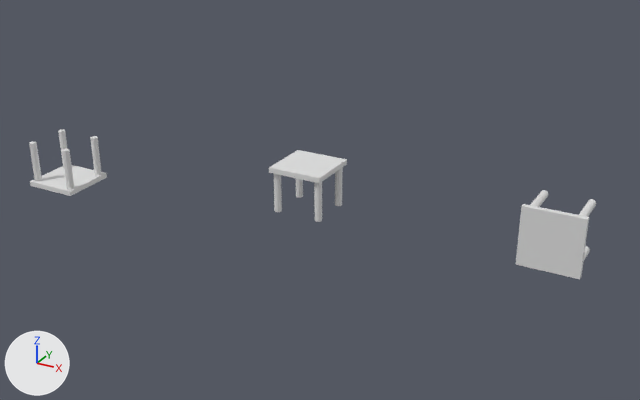
Before and after pictures for a commit that changed the Blender file Assets/Wall Components/Blender Files/embedsFail.blend.
Both versions are drawn from a camera (50 mm lens) standing at (4.86, -10.2, 4.35) and looking at (0.44, -2.16, 0.33). Arrows for +X, +Y and +Z are at lower left; the lights stay in place.

The scene before the commit, as lines of its bpy script (objects in view):
```python
me_object_005 = bpy.data.meshes.new('Object.005')
me_object_005.from_pydata(...)  # 328 vertices, 636 faces; spans x -33.4..33.4, y -43.2..13.4, z -33.3..33.3
me_object_005.materials.append(mat_default_0_0)  # light grey #dfdfdf
me_object_007 = bpy.data.meshes.new('Object.007')
me_object_007.from_pydata(...)  # 328 vertices, 636 faces; spans x -33.4..33.4, y -43.2..13.4, z -33.3..33.3
me_object_007.materials.append(mat_default_0_0)  # light grey #dfdfdf
me_object_57 = bpy.data.meshes.new('Object.57')
me_object_57.from_pydata(...)  # 328 vertices, 636 faces; spans x -33.4..33.4, y -43.2..13.4, z -33.3..33.3
me_object_57.materials.append(mat_default_0_0)  # light grey #dfdfdf
ob_embedscenter = bpy.data.objects.new('EmbedsCenter', me_object_57)
ob_embedscenter.location = (0.091, -1.801, 0.45)
ob_embedscenter.rotation_euler = (1.571, 0.0, 3.142)  # degrees (90, 0, 180)
ob_embedscenter.scale = (0.01, 0.01, 0.01)
ob_embedsleft = bpy.data.objects.new('EmbedsLeft', me_object_005)
ob_embedsleft.location = (-2.978, -2.569, 0.155)
ob_embedsleft.rotation_euler = (-1.584, 0.0, 3.142)  # degrees (-91, 0, 180)
ob_embedsleft.scale = (0.01, 0.01, 0.01)
ob_embedsright = bpy.data.objects.new('EmbedsRight', me_object_007)
ob_embedsright.location = (3.022, -1.876, 0.347)
ob_embedsright.rotation_euler = (3.142, -1.571, 0.0)  # degrees (180, -90, 0)
ob_embedsright.scale = (0.01, 0.01, 0.01)
```
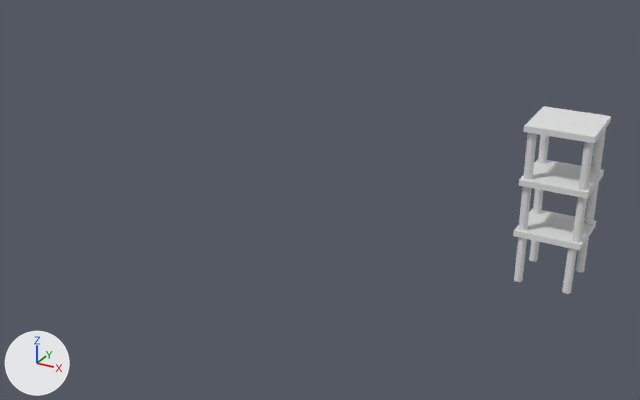
What differs and where, as boxes [x1, y1, x2, y2] in the pictures (640 x 400 px):
'EmbedsLeft', moved, turned
    before: [29, 129, 107, 196]
    after: [523, 106, 611, 190]
'EmbedsCenter', moved
    before: [269, 150, 347, 222]
    after: [518, 159, 604, 242]
'EmbedsRight', turned
    before: [516, 190, 596, 279]
    after: [513, 209, 596, 294]

Diff of the bpy script that builds the scene:
```diff
--- a/Assets/Wall Components/Blender Files/embedsFail.blend.py
+++ b/Assets/Wall Components/Blender Files/embedsFail.blend.py
@@ ob_embedscenter @@
 ob_embedscenter = bpy.data.objects.new('EmbedsCenter', me_object_57)
-ob_embedscenter.location = (0.091, -1.801, 0.45)
+ob_embedscenter.location = (3.028, -1.876, 0.908)
 ob_embedscenter.rotation_euler = (1.571, 0.0, 3.142)  # degrees (90, 0, 180)
@@ ob_embedsleft @@
 ob_embedsleft = bpy.data.objects.new('EmbedsLeft', me_object_005)
-ob_embedsleft.location = (-2.978, -2.569, 0.155)
-ob_embedsleft.rotation_euler = (-1.584, 0.0, 3.142)  # degrees (-91, 0, 180)
+ob_embedsleft.location = (3.028, -1.881, 1.47)
+ob_embedsleft.rotation_euler = (1.558, 0.0, 3.142)  # degrees (89, 0, 180)
 ob_embedsleft.scale = (0.01, 0.01, 0.01)
@@ ob_embedsright @@
 ob_embedsright.location = (3.022, -1.876, 0.347)
-ob_embedsright.rotation_euler = (3.142, -1.571, 0.0)  # degrees (180, -90, 0)
+ob_embedsright.rotation_euler = (1.571, 0.0269, 1.571)  # degrees (90, 1.5, 90)
 ob_embedsright.scale = (0.01, 0.01, 0.01)
```
